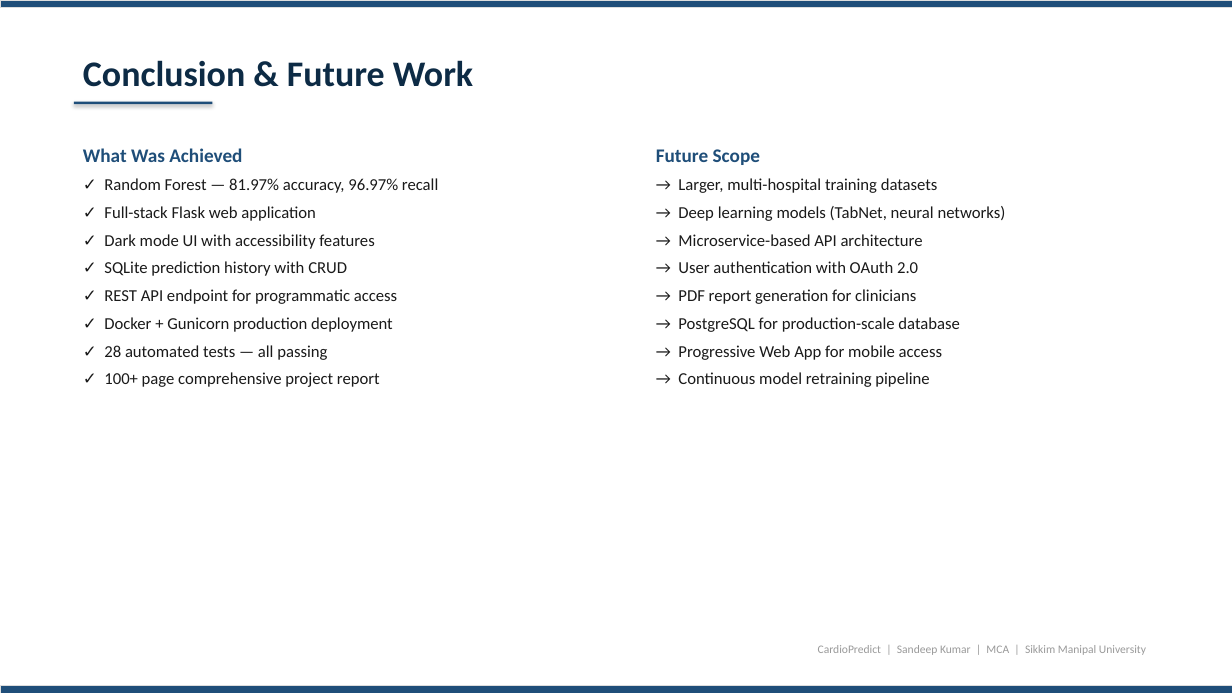
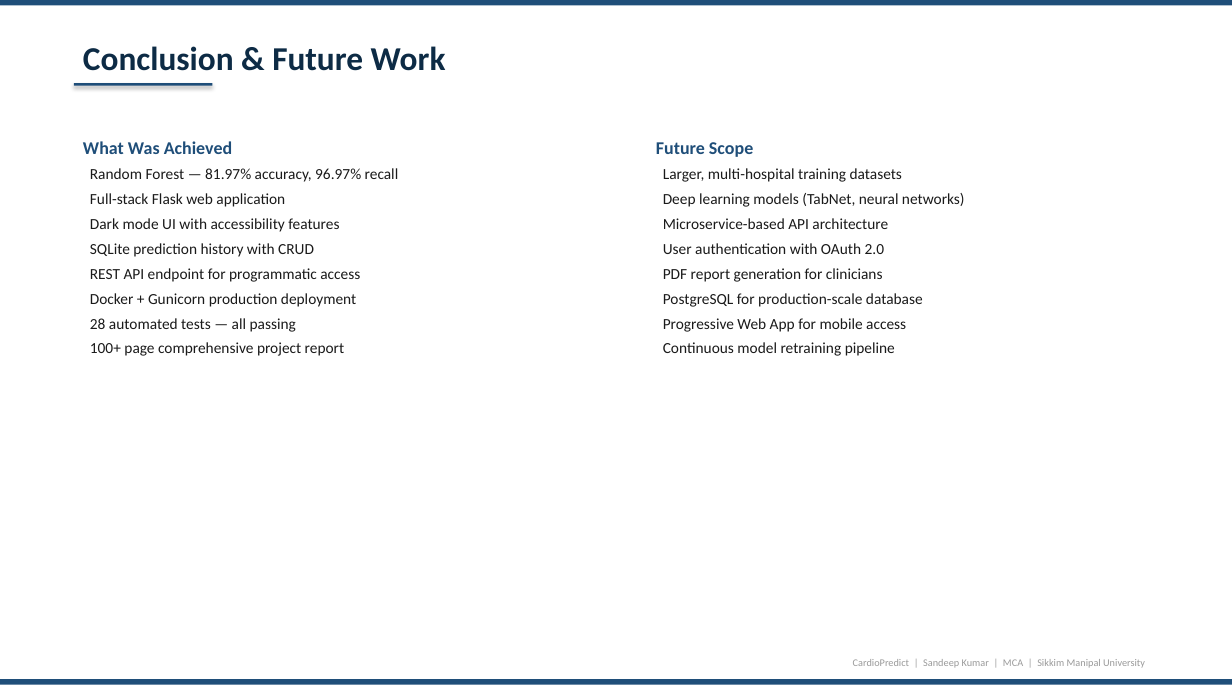
Before and after one commit to sandeeep-kr/HeartDiseaseProject, a slide deck: slide 14 of CardioPredict_Presentation.pptx. Drawn at 1232x693 pixels with LibreOffice and Linux fonts; fonts in the diff are those of the drawing. Boxes give left, top, right and bottom in pixels: in the first picture for what was removed or moved away, otherwise in the second. Text is boxed around its words. In the diff, an @@ line names an element or a change of style, - is before the commit and + after.

Commit message:
Fix PPT formatting: overflow fixes, consistent headers/footers, no emoji, proper spacing

```diff
--- a/CardioPredict_Presentation.pptx
+++ b/CardioPredict_Presentation.pptx
@@ rectangle at bbox=[0, 0, 1232, 6]: outline #DDDDDD 0.5 pt to none @@
@@ text "Conclusion & Future Work": place and size @@
-text "Conclusion & Future Work" at bbox=[83, 60, 473, 87]
+text "Conclusion & Future Work" at bbox=[83, 46, 446, 71]
@@ text "Conclusion & Future Work" at bbox=[83, 46, 446, 71]: size 28 to 26 pt @@
@@ rectangle: place and size @@
-rectangle at bbox=[74, 102, 213, 104]
+rectangle at bbox=[74, 83, 213, 86]
@@ text "What Was Achieved": place and size @@
-text "What Was Achieved" at bbox=[83, 148, 438, 387]
+text "What Was Achieved" at bbox=[83, 141, 399, 356]
@@ text "Future Scope": place and size @@
-text "Future Scope" at bbox=[656, 149, 1006, 387]
+text "Future Scope" at bbox=[656, 142, 965, 356]
@@ text at bbox=[83, 141, 233, 154]: size 15 to 14 pt in "What Was Achieved"; more space between paragraphs @@
@@ text at bbox=[656, 142, 753, 157]: size 15 to 14 pt in "Future Scope"; more space between paragraphs @@
@@ text at bbox=[90, 168, 399, 356]: text changed; size 13 to 12 pt @@
-✓ Random Forest — 81.97% accuracy, 96.97% recall
-✓ Full-stack Flask web application
-✓ Dark mode UI with accessibility features
-✓ SQLite prediction history with CRUD
-✓ REST API endpoint for programmatic access
-✓ Docker + Gunicorn production deployment
-✓ 28 automated tests — all passing
-✓ 100+ page comprehensive project report
+Random Forest — 81.97% accuracy, 96.97% recall
+Full-stack Flask web application
+Dark mode UI with accessibility features
+SQLite prediction history with CRUD
+REST API endpoint for programmatic access
+Docker + Gunicorn production deployment
+28 automated tests — all passing
+100+ page comprehensive project report
@@ text at bbox=[663, 168, 965, 356]: text changed; size 13 to 12 pt @@
-→ Larger, multi-hospital training datasets
-→ Deep learning models (TabNet, neural networks)
-→ Microservice-based API architecture
-→ User authentication with OAuth 2.0
-→ PDF report generation for clinicians
-→ PostgreSQL for production-scale database
-→ Progressive Web App for mobile access
-→ Continuous model retraining pipeline
+Larger, multi-hospital training datasets
+Deep learning models (TabNet, neural networks)
+Microservice-based API architecture
+User authentication with OAuth 2.0
+PDF report generation for clinicians
+PostgreSQL for production-scale database
+Progressive Web App for mobile access
+Continuous model retraining pipeline
@@ text "CardioPredict | Sandeep Kumar | ...": place and size @@
-text "CardioPredict | Sandeep Kumar | ..." at bbox=[818, 645, 1146, 655]
+text "CardioPredict | Sandeep Kumar | ..." at bbox=[853, 659, 1145, 667]
@@ text "CardioPredict | Sandeep Kumar | ..." at bbox=[853, 659, 1145, 667]: size 9 to 8 pt @@
@@ rectangle at bbox=[0, 679, 1232, 685]: outline #DDDDDD 0.5 pt to none @@
@@ rectangle: place and size @@
-rectangle at bbox=[0, 686, 1232, 693]
+rectangle at bbox=[0, 679, 1232, 685]
```
Also in this commit, not shown: 14 other slides changed.
